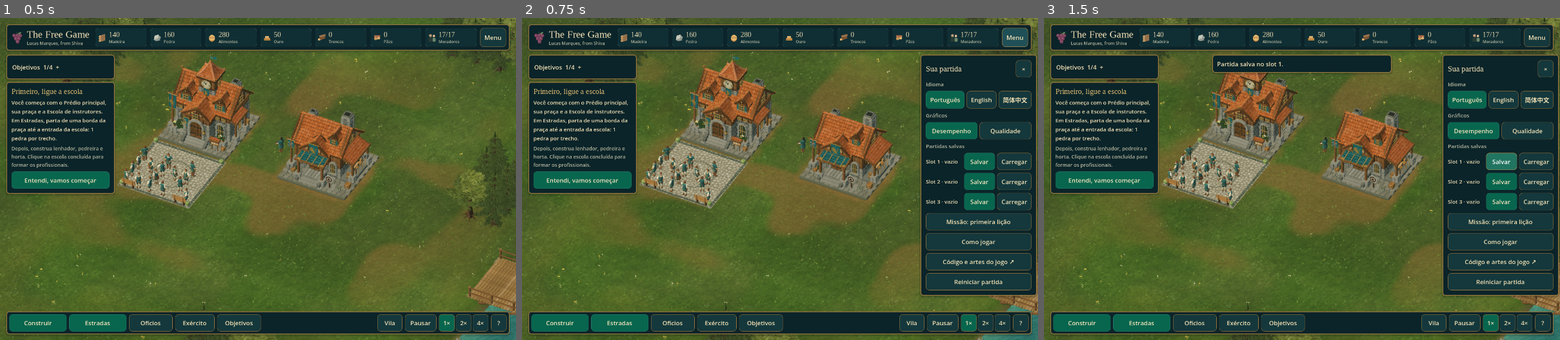
Above: before the commit, frames 1-3 (left to right).
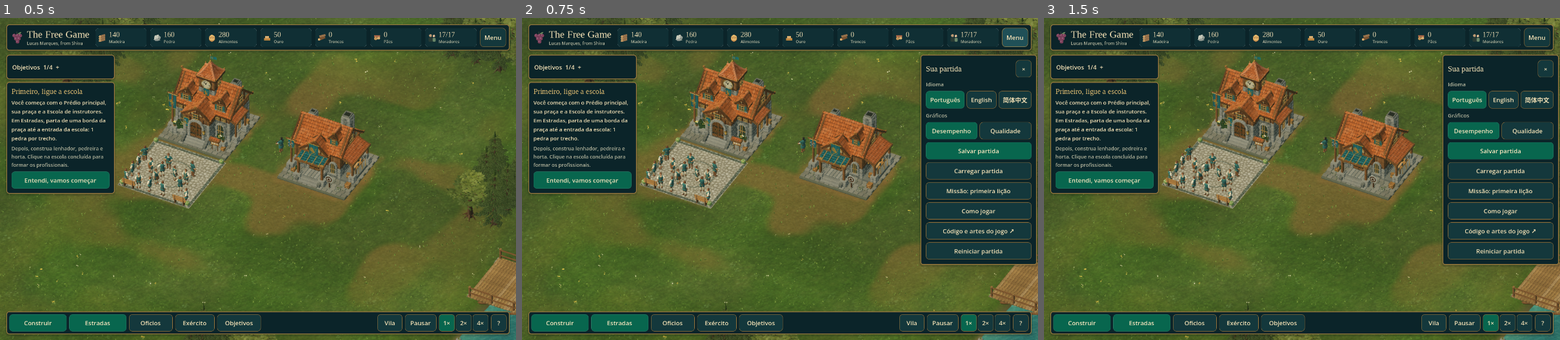
Above: after the commit, the same moments.

Repository: LucasMarquesShiva/the-free-game
Game: Godot game, scene res://scenes/approved.tscn
The game is run twice, just before and just after one commit, with the same random seed, the same clock (stepped at 60 frames per second) and the same inputs.
Inputs (mouse positions are in pixels of both pictures, inside the frame that each line leads up to):
- Up to frame 1 (0.5 s): no input
- Up to frame 2 (0.75 s): click "Menu" at 0.5 s
- Up to frame 3 (1.5 s): click (1503, 162) at 1.25 s, where only the run before the commit has a clickable "Salvar"

Frame 1 is identical in both runs. In frame 2, 5.4% of the frame differs, in the area x 77-100%, y 38-87%; in frame 3, 7.5%, in the area x 32-100%, y 11-87%.

Commit message:
Redesign save slots as a picker panel instead of 3 wide rows
The per-slot Save/Load button row was wide enough to overflow the
menu panel at smaller window sizes. Restores single "Salvar
partida"/"Carregar partida" buttons; each opens a compact list of the
3 slots (with their saved-at timestamp or "vazio") to pick from, then
collapses back after the choice.

Diff:
--- a/game/ui/approved_hud.gd
+++ b/game/ui/approved_hud.gd
@@ -225,8 +225,10 @@
 var _menu_title: Label
 const SAVE_SLOTS := 3
 const SAVE_PATH := "user://vale-approved-save-v1.json"
-var _slots_header_label: Label
-var _slot_labels: Dictionary = {}
+var _save_button: Button
+var _load_button: Button
+var _save_panel: VBoxContainer
+var _load_panel: VBoxContainer
 var _slot_save_buttons: Dictionary = {}
 var _slot_load_buttons: Dictionary = {}
 var _lesson_button: Button
@@ -851,17 +853,17 @@
 	for key in _graphics_buttons:
 		_graphics_buttons[key].size_flags_horizontal = Control.SIZE_EXPAND_FILL
 	_refresh_graphics_buttons()
-	_slots_header_label = _label(content,tr("Partidas salvas"),15,MUTED)
-	_slot_labels.clear();_slot_save_buttons.clear();_slot_load_buttons.clear()
+	_save_button = _button(content,tr("Salvar partida"),_toggle_save_panel)
+	_accent(_save_button)
+	_save_panel = _vbox(content,6)
+	_save_panel.visible = false
+	_load_button = _button(content,tr("Carregar partida"),_toggle_load_panel)
+	_load_panel = _vbox(content,6)
+	_load_panel.visible = false
+	_slot_save_buttons.clear();_slot_load_buttons.clear()
 	for slot in range(1,SAVE_SLOTS+1):
-		var slot_row := _hbox(content,6)
-		var label := _label(slot_row,"",15,INK)
-		label.size_flags_horizontal = Control.SIZE_EXPAND_FILL
-		_slot_labels[slot] = label
-		var save_button := _button(slot_row,tr("Salvar"),save_requested.emit.bind(slot),86)
-		_accent(save_button)
-		_slot_save_buttons[slot] = save_button
-		_slot_load_buttons[slot] = _button(slot_row,tr("Carregar"),load_requested.emit.bind(slot),86)
+		_slot_save_buttons[slot] = _button(_save_panel,"",_pick_save_slot.bind(slot))
+		_slot_load_buttons[slot] = _button(_load_panel,"",_pick_load_slot.bind(slot))
 	_refresh_save_slots()
 	_lesson_button = _button(content,tr("Missão: primeira lição"),func():
 		close_panels()
@@ -897,6 +899,8 @@
 	_menu.visible = opening
 	if opening:
 		_refresh_save_slots()
+		_save_panel.visible = false
+		_load_panel.visible = false
 	_menu_scroll.scroll_vertical = 0
 	_layout()
 
@@ -966,15 +970,40 @@
 static func _slot_path(slot: int) -> String:
 	return SAVE_PATH if slot <= 1 else "user://vale-approved-save-slot%d.json" % slot
 
+func _slot_text(slot: int) -> String:
+	var path := _slot_path(slot)
+	if FileAccess.file_exists(path):
+		var stamp := Time.get_datetime_string_from_unix_time(FileAccess.get_modified_time(path),true)
+		return tr("Slot {slot} · salvo em {date}").format({"slot":slot,"date":stamp})
+	return tr("Slot {slot} · vazio").format({"slot":slot})
+
 func _refresh_save_slots() -> void:
-	for slot in _slot_labels:
-		var label: Label = _slot_labels[slot]
-		var path := _slot_path(slot)
-		if FileAccess.file_exists(path):
-			var stamp := Time.get_datetime_string_from_unix_time(FileAccess.get_modified_time(path),true)
-			label.text = tr("Slot {slot} · salvo em {date}").format({"slot":slot,"date":stamp})
-		else:
-			label.text = tr("Slot {slot} · vazio").format({"slot":slot})
+	for slot in _slot_save_buttons:
+		var text := _slot_text(slot)
+		_slot_save_buttons[slot].text = text
+		_slot_load_buttons[slot].text = text
+
+func _pick_save_slot(slot: int) -> void:
+	save_requested.emit(slot)
+	_save_panel.visible = false
+	_layout()
+
+func _pick_load_slot(slot: int) -> void:
+	load_requested.emit(slot)
+	_load_panel.visible = false
+	_layout()
+
+func _toggle_save_panel() -> void:
+	_refresh_save_slots()
+	_save_panel.visible = not _save_panel.visible
+	_load_panel.visible = false
+	_layout()
+
+func _toggle_load_panel() -> void:
+	_refresh_save_slots()
+	_load_panel.visible = not _load_panel.visible
+	_save_panel.visible = false
+	_layout()
 
 func _refresh_graphics_buttons() -> void:
 	var selected := GraphicsSettings.high_quality()
@@ -1040,10 +1069,8 @@
 	if is_instance_valid(_menu_title):
 		_menu_title.text = tr("Sua partida")
 		_language_label.text = tr("Idioma")
-		_slots_header_label.text = tr("Partidas salvas")
-		for slot in _slot_save_buttons:
-			_slot_save_buttons[slot].text = tr("Salvar")
-			_slot_load_buttons[slot].text = tr("Carregar")
+		_save_button.text = tr("Salvar partida")
+		_load_button.text = tr("Carregar partida")
 		_refresh_save_slots()
 		if is_instance_valid(_lesson_button):
 			_lesson_button.text = tr("Missão: primeira lição")
